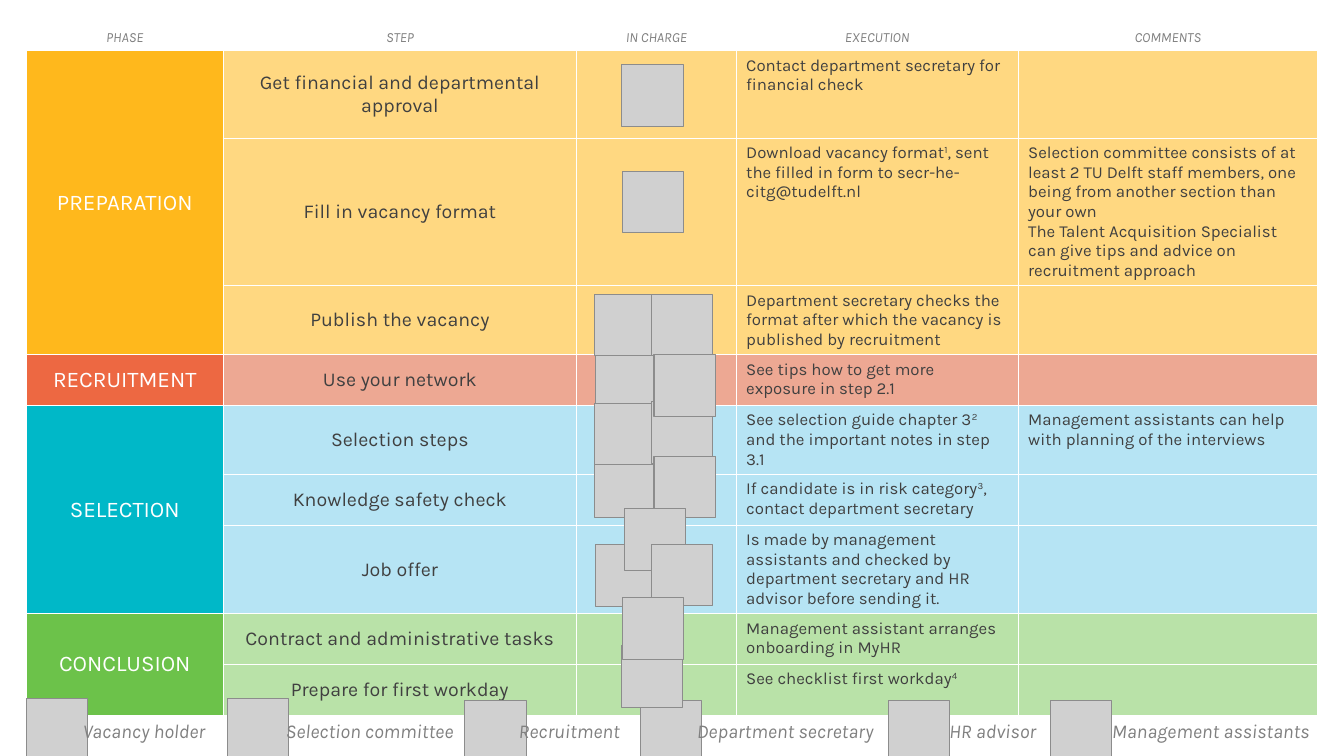
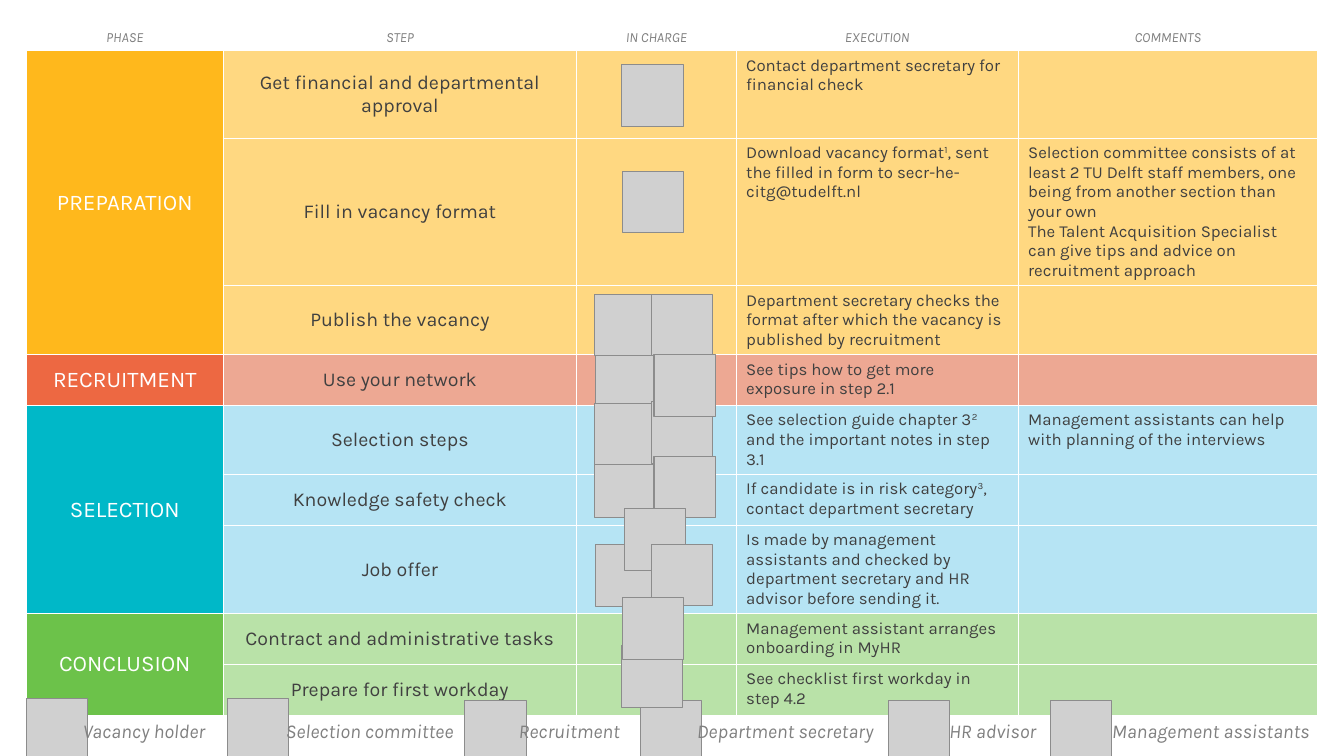
Before and after one commit to TeachBooks/he-staff, a slide deck: slide 6 of book/some_content/HR/Hiring/PhDPostDocs/Appendices/OverviewImage.pptx. Drawn at 1344x756 pixels with LibreOffice and Linux fonts; fonts in the diff are those of the drawing; grey boxes stand for pictures; background and template pictures are left out. Boxes give left, top, right and bottom in pixels: in the first picture for what was removed or moved away, otherwise in the second. Text is boxed around its words. In the diff, an @@ line names an element or a change of style, - is before the commit and + after.

```diff
--- a/book/some_content/HR/Hiring/PhDPostDocs/Appendices/OverviewImage.pptx
+++ b/book/some_content/HR/Hiring/PhDPostDocs/Appendices/OverviewImage.pptx
@@ table at (26, 0, 1318, 712) @@
-row 10, column 4: See checklist first workday4
+row 10, column 4: See checklist first workday in step 4.2
```
Also in this commit, not shown: 5 other files.
